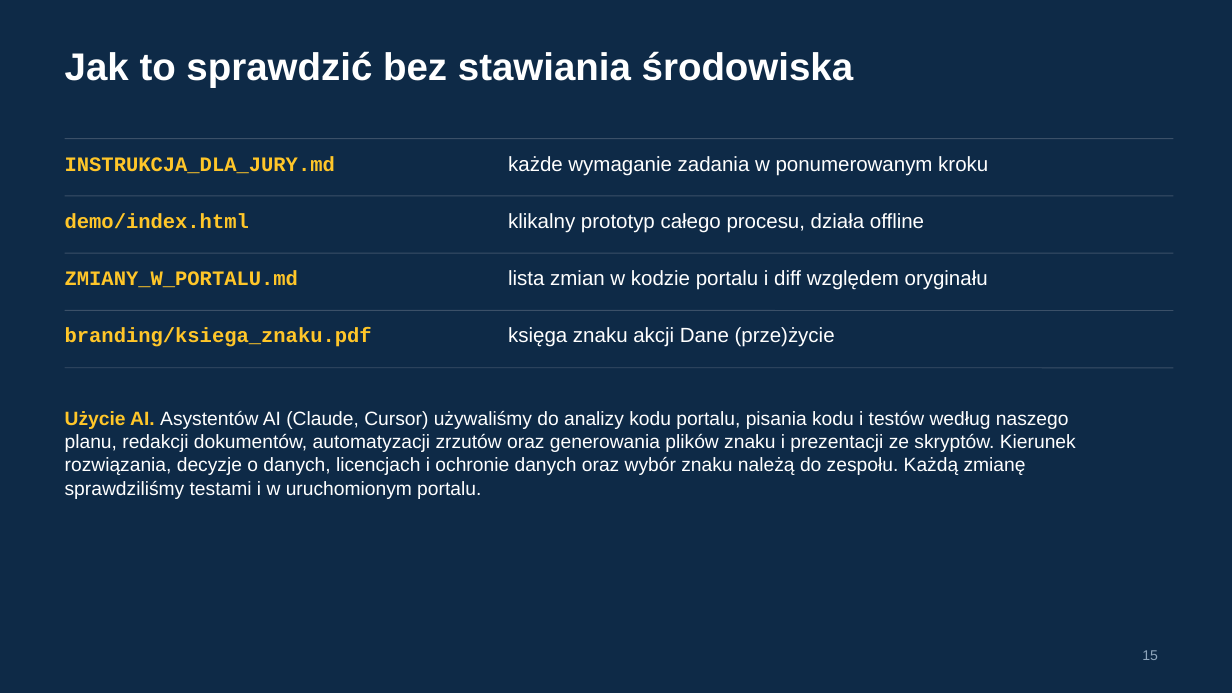
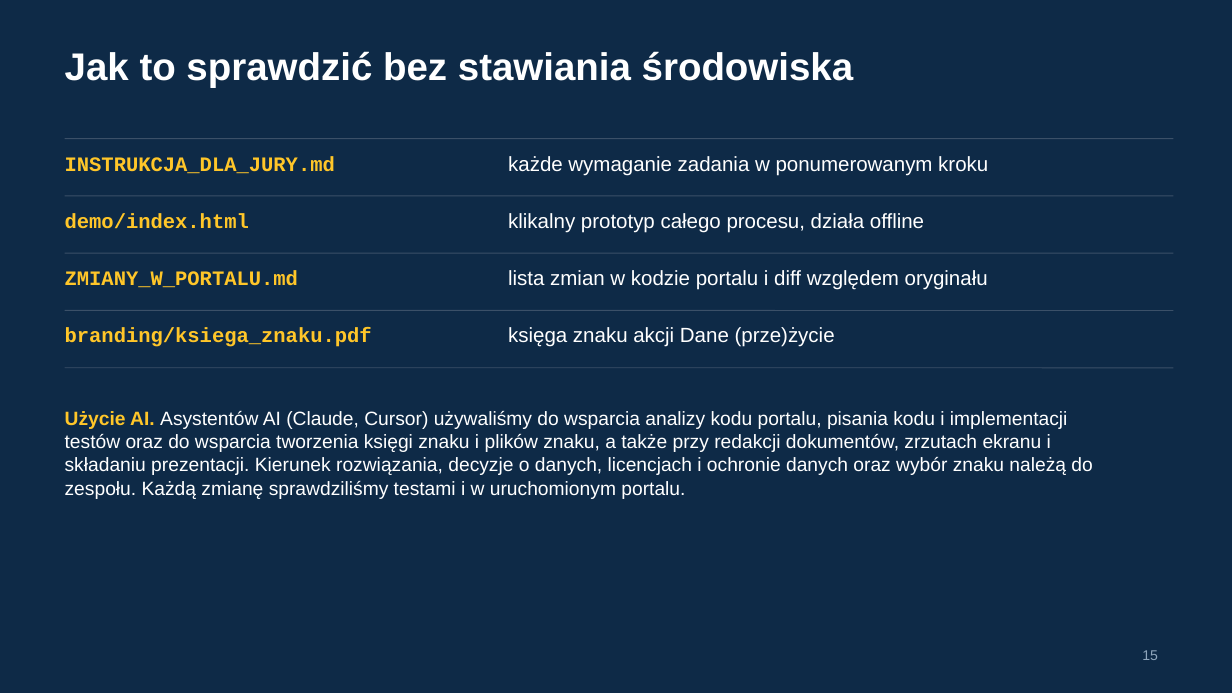
Before and after one commit to Bleidhu/Hack_Nation_2026_Open_AED, a slide deck: slide 15 of ZGLOSZENIE/prezentacja/dane_przezycie_prezentacja.pptx. Drawn at 1232x693 pixels with LibreOffice and Linux fonts; fonts in the diff are those of the drawing. Boxes give left, top, right and bottom in pixels: in the first picture for what was removed or moved away, otherwise in the second. Text is boxed around its words. In the diff, an @@ line names an element or a change of style, - is before the commit and + after.

Commit message:
Zakres użycia AI: wsparcie analizy kodu, pisania kodu i testów oraz tworzenia księgi znaku i plików znaku (instrukcja, prezentacja, zgłoszenie)

```diff
--- a/ZGLOSZENIE/prezentacja/dane_przezycie_prezentacja.pptx
+++ b/ZGLOSZENIE/prezentacja/dane_przezycie_prezentacja.pptx
@@ text at bbox=[65, 411, 1092, 499]: text changed @@
-Użycie AI. Asystentów AI (Claude, Cursor) używaliśmy do analizy kodu portalu, pisania kodu i testów według naszego planu, redakcji dokumentów, automatyzacji zrzutów oraz generowania plików znaku i prezentacji ze skryptów. Kierunek rozwiązania, decyzje o danych, licencjach i ochronie danych oraz wybór znaku należą do zespołu. Każdą zmianę sprawdziliśmy testami i w uruchomionym portalu.
+Użycie AI. Asystentów AI (Claude, Cursor) używaliśmy do wsparcia analizy kodu portalu, pisania kodu i implementacji testów oraz do wsparcia tworzenia księgi znaku i plików znaku, a także przy redakcji dokumentów, zrzutach ekranu i składaniu prezentacji. Kierunek rozwiązania, decyzje o danych, licencjach i ochronie danych oraz wybór znaku należą do zespołu. Każdą zmianę sprawdziliśmy testami i w uruchomionym portalu.
```
Also in this commit, not shown: 6 other files.
